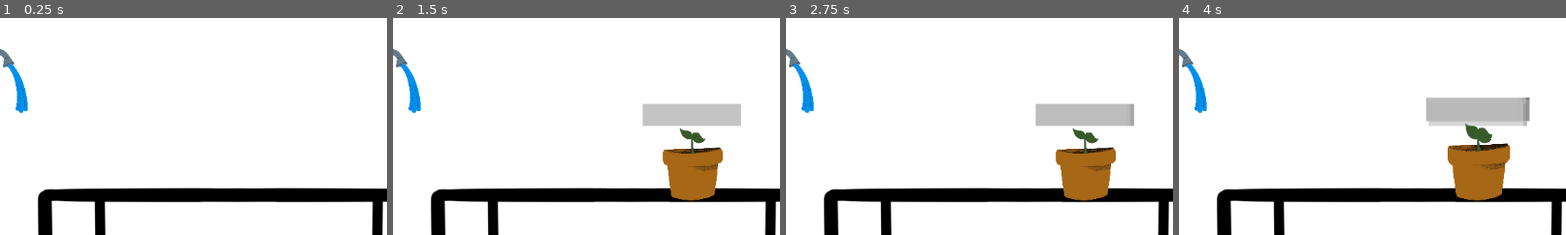
Above: before the commit, frames 1-4 (left to right).
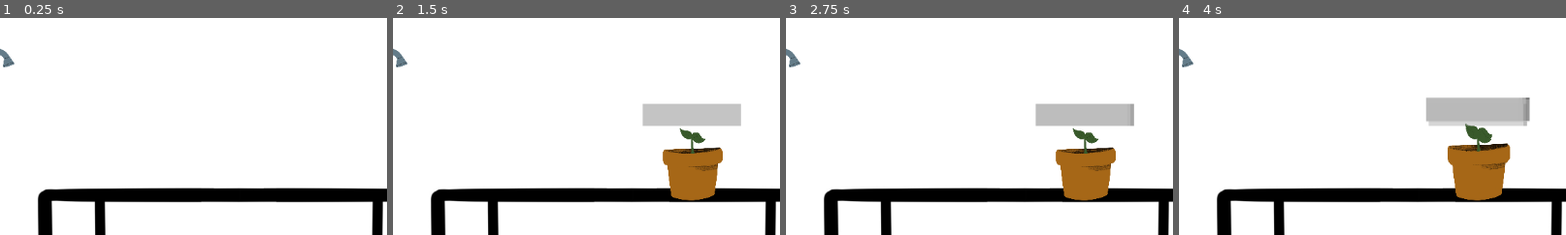
Above: after the commit, the same moments.

Repository: BluArch/planters
Game: Godot game, scene res://scenes/game_screen.tscn
Two runs of this game, one before a commit and one after it. Both use one fixed random seed, a clock stepped at 60 frames per second and the inputs below.
Inputs (mouse positions are % of the whole screen's width and height, from its top left):
- Up to frame 1 (0.25 s): no input
- Up to frame 2 (1.5 s): click "Spawn plant" at 0.5 s; click "Spawn plant" at 1.25 s
- Up to frame 3 (2.75 s): click "Spawn plant" at 2 s
- Up to frame 4 (4 s): tap Enter at 2.75 s; move the mouse to (58, 66) at 2.77 s; press the mouse at (58, 66) at 2.78 s; right-click (58, 66) at 3.05 s; tap Space at 3.5 s; move the mouse to (58, 66) at 3.52 s; release the mouse at (58, 66) at 3.53 s; right-click (58, 66) at 3.6 s; click (58, 66) at 3.8 s
The pictures show only the part of the screen within x 20-70%, y 31-81%; the shares and areas given below are measured in that part.

The runs differ from the first frame. In frame 1, 0.5% of the frame differs, in the area x 2-8%, y 21-45%; in frame 2, 0.5%; in frame 3, 0.5%; in frame 4, 0.5%.

Commit message:
watering plant now works

Diff:
--- a/scenes/plant_jar.tscn
+++ b/scenes/plant_jar.tscn
@@ -19,7 +19,7 @@
 scale = Vector2(10, 10)
 
 [node name="CollisionShape2D" type="CollisionShape2D" parent="Sprite2D/Area2D"]
-position = Vector2(0, 1)
+position = Vector2(0, 12)
 shape = SubResource("CircleShape2D_0ggb1")
 
 [node name="growth_timer" type="Timer" parent="Sprite2D"]
@@ -29,8 +29,6 @@
 
 [node name="water_timer" type="Timer" parent="Sprite2D"]
 autostart = true
-
-[node name="getting_watered" type="Timer" parent="Sprite2D"]
 
 [node name="plant_health" type="ProgressBar" parent="Sprite2D"]
 anchors_preset = -1
@@ -50,6 +48,7 @@
 show_percentage = false
 
 [connection signal="area_entered" from="Sprite2D/Area2D" to="." method="_on_area_2d_area_entered"]
+[connection signal="area_exited" from="Sprite2D/Area2D" to="." method="_on_area_2d_area_exited"]
 [connection signal="body_entered" from="Sprite2D/Area2D" to="." method="_on_area_2d_body_entered"]
 [connection signal="body_exited" from="Sprite2D/Area2D" to="." method="_on_area_2d_body_exited"]
 [connection signal="input_event" from="Sprite2D/Area2D" to="." method="_on_area_2d_input_event"]
--- a/scenes/watering_can.tscn
+++ b/scenes/watering_can.tscn
@@ -19,13 +19,16 @@
 texture = ExtResource("1_q1gkr")
 
 [node name="water" type="Sprite2D" parent="can"]
+visible = false
 position = Vector2(144, 280)
 texture = ExtResource("2_k2cwq")
 
-[node name="Area2D" type="Area2D" parent="can/water"]
+[node name="Area2D" type="Area2D" parent="can/water" groups=["water"]]
+position = Vector2(642.667, 680)
+monitorable = false
 
-[node name="CollisionShape2D" type="CollisionShape2D" parent="can/water/Area2D" groups=["water"]]
-position = Vector2(642.667, 666.667)
+[node name="CollisionShape2D" type="CollisionShape2D" parent="can/water/Area2D"]
+position = Vector2(-0.000152588, -3.05176e-05)
 scale = Vector2(1, 0.5)
 shape = SubResource("CircleShape2D_hw2uu")
 
--- a/scripts/draganddrop.gd
+++ b/scripts/draganddrop.gd
@@ -8,6 +8,7 @@
 var small_plant_texture = preload("res://assets/bud.png")
 
 var alive = true
+var watering_plant = false
 
 var cur_plant_health = MAX_PLANT_HEALTH
 var draggable = false
@@ -62,8 +63,6 @@
 	if body.is_in_group("drop_zone"):
 		is_inside_dropable = true
 
-
-
 func _on_area_2d_body_exited(body:StaticBody2D):
 	# Update that object is no longer in a drop zone
 	if body.is_in_group("drop_zone"):
@@ -71,16 +70,32 @@
 
 
 func update_health():
+	if cur_plant_health<=0:
+		cur_plant_health = 0
+		alive = false
+	elif cur_plant_health > MAX_PLANT_HEALTH:
+		cur_plant_health == MAX_PLANT_HEALTH
+
 	var healthbar = $Sprite2D/plant_health
 	healthbar.value = cur_plant_health
-
-	if cur_plant_health==0:
-		alive=false
 
 func _on_growth_timer_timeout():
 	$Sprite2D.set_texture(grown_plant_texture)
 
 func _on_water_timer_timeout():
-	if cur_plant_health!=0:
-		cur_plant_health = cur_plant_health - 1
+	if watering_plant == false:
+		if cur_plant_health!=0:
+			cur_plant_health = cur_plant_health - 1
+	else:
+		cur_plant_health = cur_plant_health + 1
 	update_health()
+
+func _on_area_2d_area_entered(area):
+	if area.is_in_group("water"):
+		print("watering")
+		watering_plant = true
+
+func _on_area_2d_area_exited(area):
+	if area.is_in_group("water"):
+		print("done watering")
+		watering_plant = false
--- a/scripts/watering_can.gd
+++ b/scripts/watering_can.gd
@@ -4,6 +4,7 @@
 
 var prev_location: Vector2
 var offset: Vector2
+
 
 func _process(_delta):
 	# If mouse is hovering over object
@@ -17,9 +18,12 @@
 			# Turning water on and off
 			if Input.is_action_just_pressed("right_mouse_click"):
 				$can/water.visible = true
+				$can/water/Area2D.monitorable = true
 				$can.set_rotation_degrees(30)
+
 			elif Input.is_action_just_released("right_mouse_click"):
 				$can/water.visible = false
+				$can/water/Area2D.monitorable = false
 				$can.set_rotation_degrees(0)
 
 		elif Input.is_action_just_released("left_mouse_click"):
